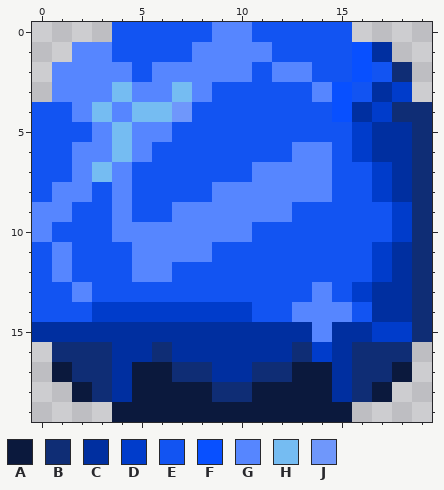
Pixel-art file, stored at Assets/Sprites/Gemstones/Cushion_Medium.aseprite. This is how it looked before the edit.
20x20 pixels, 1 frame.
Palette (. is transparent): A #0b193d  B #0f2d75  C #002fa0  D #003ccb  E #1254f2  F #0850ff  G #5686ff  H #75bcf2  J #6f97fb
The same view after the edit:
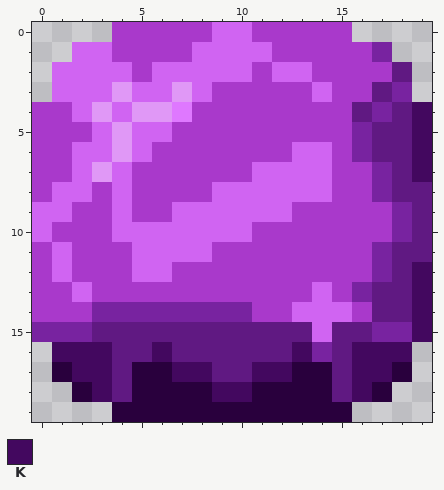
Colours new in this view: K #43085f
From old to new:
layer "Purple" now shown
@@ palette @@
-A #0b193d
+A #29003d
-C #002fa0
+C #601982
-D #003ccb
+D #7823a0
-E #1254f2
+E #a939cb
-G #5686ff
+G #d064f2
-H #75bcf2
+H #e098f6
-J #6f97fb
+J #df78ff
--- layer "Purple"
@@ x 0..19 @@
  0 ....EEEEEGGEEEEE....
- 1 ..GGEEEEGGGGEEEEFC..
- 2 .GGGGEGGGGGEGGEEFEB.
- 3 .GGGHGGHGEEEEEGFECD.
- 4 EEGHGHHJEEEEEEEFCDBB
- 5 EEEGHGGEEEEEEEEEDCCB
- 6 EEGGHGEEEEEEEGGEDCCB
- 7 EEGHGEEEEEEGGGGEEDCB
- 8 EGGEGEEEEGGGGGGEEDCB
- 9 GGEEGEEGGGGGGEEEEEDB
-10 GEEEGGGGGGGEEEEEEEDB
-11 EGEEEGGGGEEEEEEEEDCB
-12 EGEEEGGEEEEEEEEEEDCB
-13 EEGEEEEEEEEEEEGEDCCB
-14 EEEDDDDDDDDEEGGGECCB
-15 CCCCCCCCCCCCCCGCCDDB
-16 .BBBCCBCCCCCCBDCBBB.
-17 .ABBCAABBCCBBAACBBA.
-18 ..ABCAAAABBAAAACBA..
+ 1 ..GGEEEEGGGGEEEEED..
+ 2 .GGGGEGGGGGEGGEEEEC.
+ 3 .GGGHGGHGEEEEEGEECD.
+ 4 EEGHGHHJEEEEEEEECDCK
+ 5 EEEGHGGEEEEEEEEEDCCK
+ 6 EEGGHGEEEEEEEGGEDCCK
+ 7 EEGHGEEEEEEGGGGEEDCK
+ 8 EGGEGEEEEGGGGGGEEDCC
+ 9 GGEEGEEGGGGGGEEEEEDC
+10 GEEEGGGGGGGEEEEEEEDC
+11 EGEEEGGGGEEEEEEEEDCC
+12 EGEEEGGEEEEEEEEEEDCK
+13 EEGEEEEEEEEEEEGEDCCK
+14 EEEDDDDDDDDEEGGGECCK
+15 DDDCCCCCCCCCCCGCCDDK
+16 .KKKCCKCCCCCCKDCKKK.
+17 .AKKCAAKKCCKKAACKKA.
+18 ..AKCAAAAKKAAAACKA..
 19 ....AAAAAAAAAAAA....
Changed places in both pictures, as pixel boxes (x1, y1, x2, y2):
changed: (32, 22, 432, 422)
